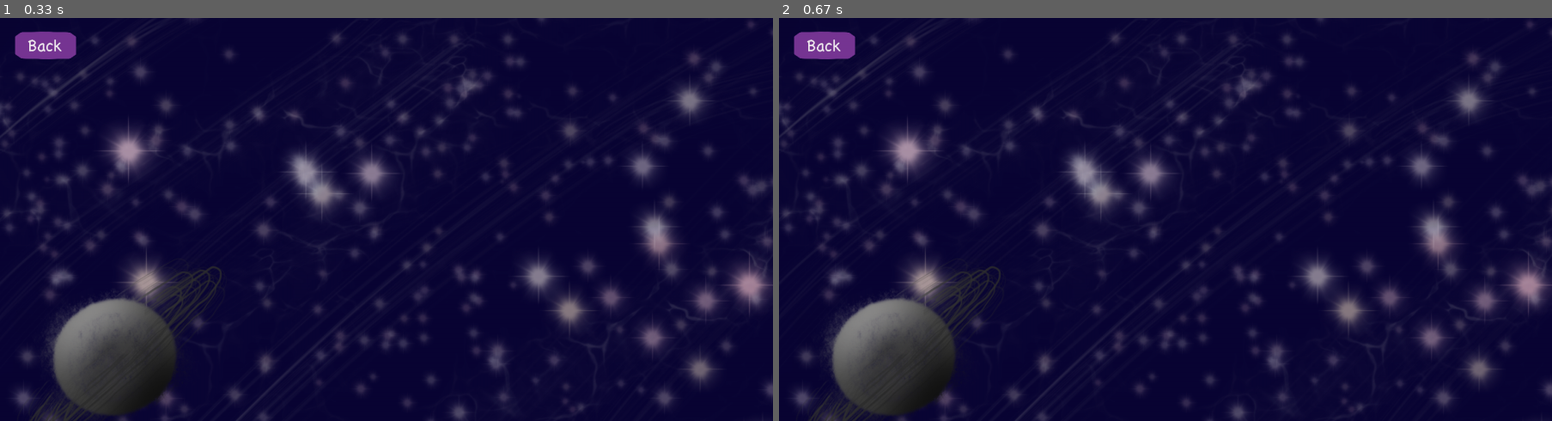
Above: before the commit, frames 1-2 (left to right).
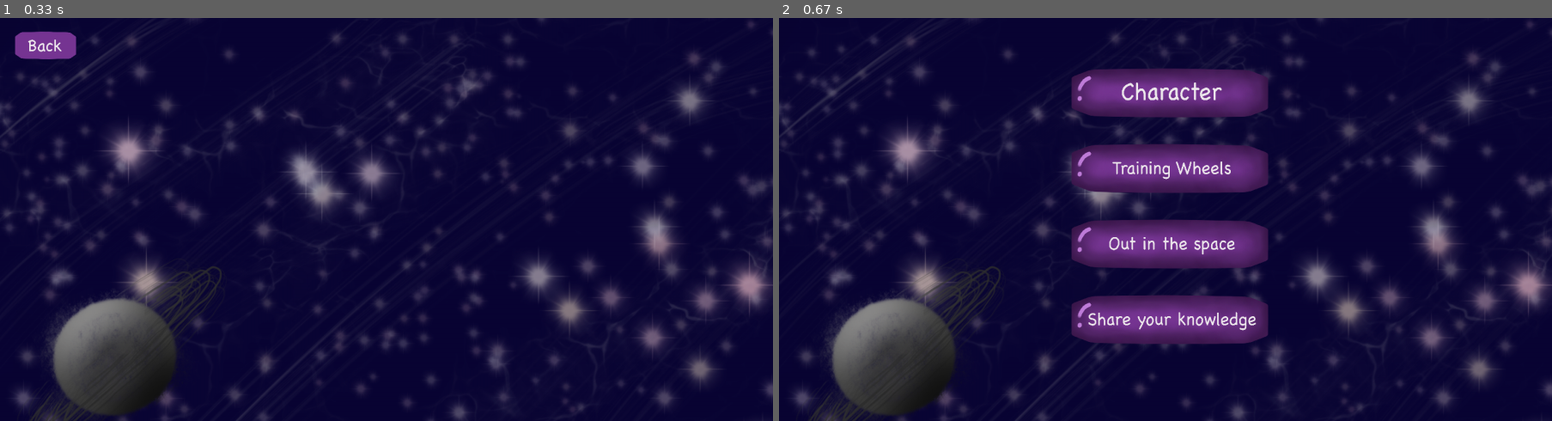
Above: after the commit, the same moments.

Repository: xcWhy/HackTues8___PlatypusESM
Game: pygame game, started from Share.py
Two runs of this game, one before a commit and one after it. Both use one fixed random seed, a clock stepped at 60 frames per second and the inputs below.
Inputs (mouse positions are in pixels of both pictures, inside the frame that each line leads up to):
- Up to frame 1 (0.33 s): no input
- Up to frame 2 (0.67 s): click (840, 82) at 0.38 s

Frame 1 is identical in both runs. In frame 2, 12% of the frame differs, in the area x 1-64%, y 3-81%.

Commit message:
[UPDATE]Menu

Diff:
--- a/Share.py
+++ b/Share.py
@@ -16,8 +16,11 @@
 while run:
 	screen.blit(background, (0, 0))
 
+	switch_file = 0
+
 	if back_button.draw(screen):
-		print("Back")
+		switch_file = 1
+		break
 
 	for event in pygame.event.get():
 
@@ -26,4 +29,7 @@
 
 	pygame.display.update()
 
+if switch_file == 1:
+	import main
+
 pygame.quit()
--- a/character.py
+++ b/character.py
@@ -49,8 +49,11 @@
     choose.draw(screen)
     astronautw.draw(screen)
 
+    switch_file = 0
+
     if back.draw(screen):
-        print('back')
+        switch_file = 1
+        break
 
     if astr1.draw(screen):
         print('Nelson Armstrong')
@@ -71,4 +74,7 @@
 
     pygame.display.update()
 
+if switch_file == 1:
+	import main
+
 pygame.quit()
--- a/main.py
+++ b/main.py
@@ -1,7 +1,5 @@
 import pygame
 import button
-
-switch_file = 0
 
 SCREEN_HEIGHT = 800
 SCREEN_WIDTH = 1535
@@ -11,8 +9,8 @@
 
 button_character = pygame.image.load('imgs_updated/Character.png').convert_alpha()
 button_training = pygame.image.load('imgs_updated/TrainingWheels.png').convert_alpha()
-button_game = pygame.image.load('imgs_updated/Character.png').convert_alpha()
-button_share = pygame.image.load('imgs_updated/Character.png').convert_alpha()
+button_game = pygame.image.load('imgs_updated/OutInTheSpace.png').convert_alpha()
+button_share = pygame.image.load('imgs_updated/ShareYourKnowledge.png').convert_alpha()
 
 button_1 = button.Button(575, 100, button_character, 400, 100)
 button_2 = button.Button(575, 250, button_training, 400, 100)
@@ -23,20 +21,18 @@
 while run:
 	screen.blit(background, (0, 0))
 
+	switch_file = 0
+
 	if button_1.draw(screen):
-		print("1")
 		switch_file = 1
 		break
 	if button_2.draw(screen):
-		print("2")
 		switch_file = 2
 		break
 	if button_3.draw(screen):
-		print("3")
 		switch_file = 3
 		break
 	if button_4.draw(screen):
-		print("4")
 		switch_file = 4
 		break
 
@@ -46,12 +42,13 @@
 
 	pygame.display.update()
 
-#if switch_file == 1:
-
+if switch_file == 1:
+	import character
 if switch_file == 2:
 	import training
-#if switch_file == 3:
-
-#if switch_file == 4:
+if switch_file == 3:
+	import quiz
+if switch_file == 4:
+	import share
 
 pygame.quit()
--- a/quiz.py
+++ b/quiz.py
@@ -15,8 +15,11 @@
 while run:
 	screen.blit(background, (0, 0))
 
+	switch_file = 0
+
 	if back_button.draw(screen):
-		print("Back")
+		switch_file = 1
+		break
 
 	for event in pygame.event.get():
 
@@ -25,4 +28,7 @@
 
 	pygame.display.update()
 
+if switch_file == 1:
+	import main
+
 pygame.quit()
--- a/training.py
+++ b/training.py
@@ -24,8 +24,11 @@
 while run:
 	screen.blit(background, (0, 0))
 
+	switch_file = 0
+
 	if back_button.draw(screen):
-		print("Back")
+		switch_file = 1
+		break
 
 	if arrow_button.draw(screen):
 		answer_static.draw(screen)
@@ -43,4 +46,7 @@
 
 	pygame.display.update()
 
+if switch_file == 1:
+	import main
+
 pygame.quit()
